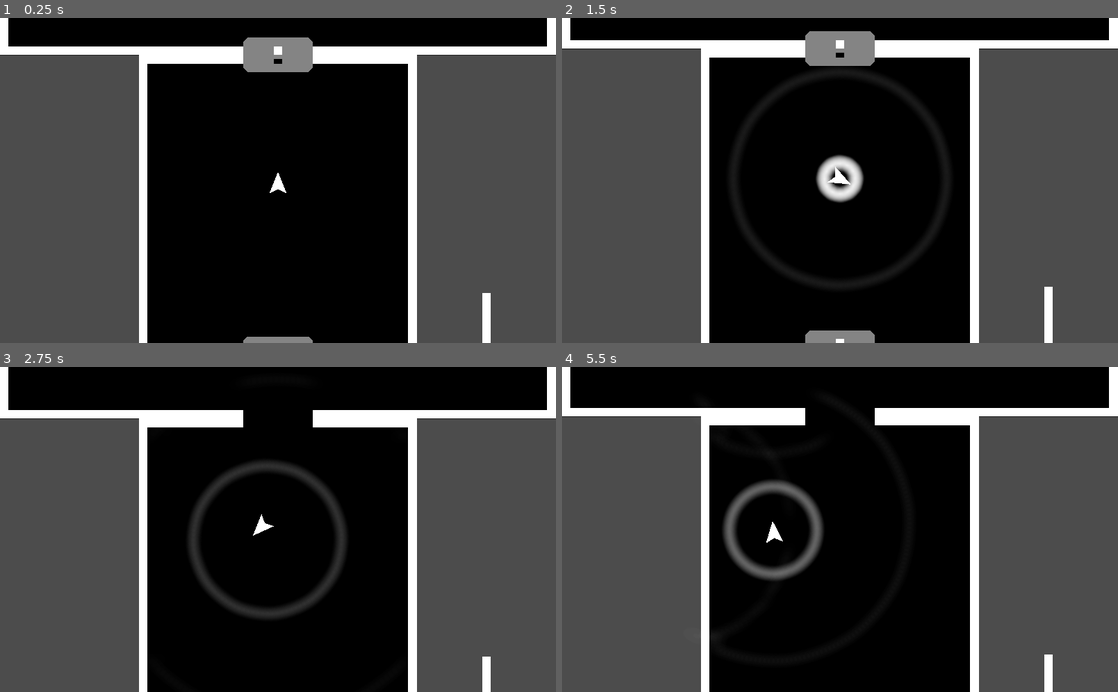
Above: before the commit, frames 1-4 (two rows, left to right).
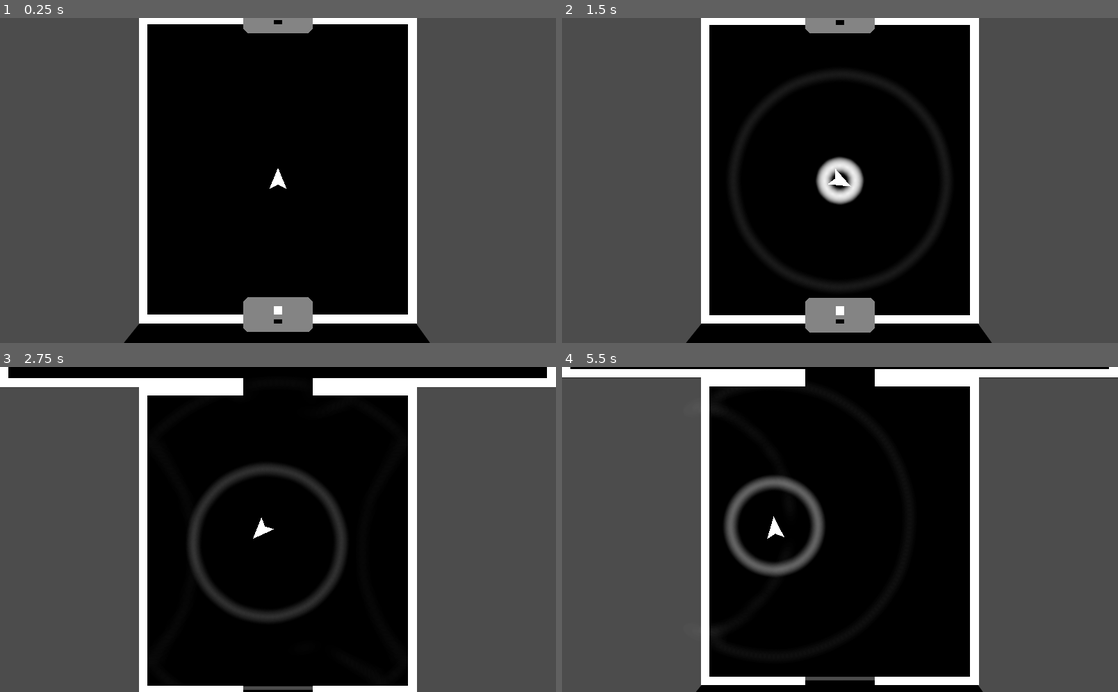
Above: after the commit, the same moments.

Repository: kwikrick/Ping
Game: Godot game, scene res://Main.tscn
Two runs of this game, one before a commit and one after it. Both use one fixed random seed, a clock stepped at 60 frames per second and the inputs below.
Inputs:
- Up to frame 1 (0.25 s): no input
- Up to frame 2 (1.5 s): tap Enter at 0.5 s; hold Right (steer_right) 0.53-1.28 s; tap Space (ping) at 0.6, 1.35 s; hold S (move_back) from 1.28 s (still down)
- Up to frame 3 (2.75 s): release S (move_back) at 2.03 s; hold Right (steer_right) from 2.03 s (still down); tap Space (ping) at 2.1 s
- Up to frame 4 (5.5 s): release Right (steer_right) at 2.78 s; hold W (move_forward) 2.78-3.53 s; tap Space (ping) every 0.75 s from 2.85 to 5.1 s; hold A (steer_left) 3.53-5.03 s; hold S (move_back) from 5.03 s (still down)

The runs differ from the first frame. In frame 1, 14% of the frame differs, in the area x 0-100%, y 0-100%; in frame 2, 13%; in frame 3, 11%; in frame 4, 14%.

Commit message:
WIP try merge

Diff:
--- a/Door.tscn
+++ b/Door.tscn
@@ -40,7 +40,6 @@
 wait_time = 0.5
 one_shot = true
 
-[connection signal="area_entered" from="Body/Area2D" to="." method="_on_Area2D_area_entered"]
 [connection signal="body_entered" from="Body/Area2D" to="." method="_on_Area2D_body_entered"]
 [connection signal="timeout" from="OpenTimer" to="." method="_on_OpenTimer_timeout"]
 [connection signal="timeout" from="LockTimer" to="." method="_on_LockTimer_timeout"]
--- a/Main.tscn
+++ b/Main.tscn
@@ -1210,12 +1210,13 @@
 position = Vector2( 0, 552 )
 
 [node name="Background" type="Polygon2D" parent="Room4"]
-position = Vector2( 0, 568 )
+position = Vector2( -7.62939e-06, 560 )
+rotation = 0.0103056
 scale = Vector2( 1.0056, 0.990628 )
 z_index = -1
 color = Color( 0, 0, 0, 1 )
 antialiased = true
-polygon = PoolVector2Array( 262.53, 32.3027, 755.768, 32.3027, 1439.94, 977.158, -477.327, 993.309 )
+polygon = PoolVector2Array( 262.926, 37.6299, 755.768, 32.3027, 1439.94, 977.158, -477.327, 993.309 )
 
 [node name="Door0" parent="Room4" instance=ExtResource( 3 )]
 position = Vector2( 512, 592 )
@@ -1239,7 +1240,8 @@
 polygon = PoolVector2Array( 256, 0, 448, 0, 448, 16, 256, 16 )
 
 [node name="Wall13" type="StaticBody2D" parent="Room4"]
-position = Vector2( 160, 1328 )
+position = Vector2( 328, 1512 )
+rotation = -0.414226
 physics_material_override = SubResource( 2 )
 __meta__ = {
 "_edit_group_": true
@@ -1252,8 +1254,8 @@
 polygon = PoolVector2Array( 0, 0, 512, 0, 512, 16, 0, 16 )
 
 [node name="Wall14" type="StaticBody2D" parent="Room4"]
-position = Vector2( 584, 824 )
-rotation = 1.0472
+position = Vector2( 704, 720 )
+rotation = 0.947781
 physics_material_override = SubResource( 2 )
 __meta__ = {
 "_edit_group_": true
@@ -1265,8 +1267,22 @@
 [node name="CollisionPolygon2D" type="CollisionPolygon2D" parent="Room4/Wall14"]
 polygon = PoolVector2Array( 0, 0, 512, 0, 512, 16, 0, 16 )
 
+[node name="Wall17" type="StaticBody2D" parent="Room4"]
+position = Vector2( 792, 680 )
+rotation = 0.947781
+physics_material_override = SubResource( 2 )
+__meta__ = {
+"_edit_group_": true
+}
+
+[node name="Polygon2D" type="Polygon2D" parent="Room4/Wall17"]
+polygon = PoolVector2Array( 0, 0, 512, 0, 512, 16, 0, 16 )
+
+[node name="CollisionPolygon2D" type="CollisionPolygon2D" parent="Room4/Wall17"]
+polygon = PoolVector2Array( 0, 0, 512, 0, 512, 16, 0, 16 )
+
 [node name="Wall15" type="StaticBody2D" parent="Room4"]
-position = Vector2( 80, 784 )
+position = Vector2( 96, 840 )
 rotation = 0.392287
 physics_material_override = SubResource( 2 )
 __meta__ = {
@@ -1280,7 +1296,7 @@
 polygon = PoolVector2Array( 0, 0, 512, 0, 512, 16, 0, 16 )
 
 [node name="Wall16" type="StaticBody2D" parent="Room4"]
-position = Vector2( 80, 904 )
+position = Vector2( 64, 880 )
 rotation = 0.764558
 physics_material_override = SubResource( 2 )
 __meta__ = {
@@ -1307,7 +1323,8 @@
 polygon = PoolVector2Array( 256, 0, 448, 0, 448, 16, 256, 16 )
 
 [node name="Wall5" type="StaticBody2D" parent="Room4"]
-position = Vector2( 888, 464 )
+position = Vector2( 784, 1208 )
+rotation = 1.05004
 physics_material_override = SubResource( 4 )
 __meta__ = {
 "_edit_group_": true
@@ -1320,7 +1337,7 @@
 polygon = PoolVector2Array( 0, 16, 16, 16, 16, 552, 0, 552 )
 
 [node name="Wall6" type="StaticBody2D" parent="Room4"]
-position = Vector2( -56, 1200 )
+position = Vector2( 968, 1320 )
 physics_material_override = SubResource( 4 )
 __meta__ = {
 "_edit_group_": true
@@ -1332,12 +1349,24 @@
 [node name="CollisionPolygon2D" type="CollisionPolygon2D" parent="Room4/Wall6"]
 polygon = PoolVector2Array( 0, 16, 16, 16, 16, 552, 0, 552 )
 
+[node name="Wall7" type="StaticBody2D" parent="Room4"]
+position = Vector2( 864, 1320 )
+physics_material_override = SubResource( 4 )
+__meta__ = {
+"_edit_group_": true
+}
+
+[node name="Polygon2D" type="Polygon2D" parent="Room4/Wall7"]
+polygon = PoolVector2Array( 0, 16, 16, 16, 16, 552, 0, 552 )
+
+[node name="CollisionPolygon2D" type="CollisionPolygon2D" parent="Room4/Wall7"]
+polygon = PoolVector2Array( 0, 16, 16, 16, 16, 552, 0, 552 )
+
 [node name="Player" parent="." instance=ExtResource( 1 )]
-position = Vector2( 512, 832 )
+position = Vector2( 512, 896 )
 physics_material_override = SubResource( 1 )
 
 [node name="Camera2D" type="Camera2D" parent="Player"]
-position = Vector2( 0, -8 )
 current = true
 limit_left = 0
 limit_right = 1024
--- a/Wavelet.gd
+++ b/Wavelet.gd
@@ -14,9 +14,8 @@
 var impulse = 10000
 var energy=1.0
 
-#var merged=false
-
-var is_Wavelet
+var merged=false
+var is_Wavelet=true
 
 func _ready():
 	var p = (p1+p2)/2
@@ -25,8 +24,8 @@
 
 func _process(delta):
 
-#	if merged:
-#			return
+	if merged:
+		return
 
 	var d = (p2-p1).length()
 	if d>16:
@@ -48,10 +47,10 @@
 
 	if collision !=null and collision.collider != source:
 		if "is_Wavelet" in collision.collider:
-			set_global_position(newpos)
-			#var wavelet = collision.collider
-			#if wavelet.source != source and wavelet.note.key==note.key:
-			#	merge(collision.collider)
+			#set_global_position(newpos)
+			var wavelet = collision.collider
+			if wavelet.note.key==note.key:
+				merge(collision.collider)
 		else:
 			oldpos = newpos
 			newpos = get_global_position()
@@ -66,7 +65,7 @@
 			a1 = a1+(newangle-oldangle)
 			a2 = a2+(newangle-oldangle)
 			source=collision.collider
-			energy = energy*.90
+			energy = energy*1.0		# todo: depends on wall type
 			# TODO: move a bit further in reflected distance
 
 
@@ -103,25 +102,30 @@
 	$"..".add_child(wavelet2)
 
 
-#func merge(wavelet):
-#	wavelet.queue_free()
-#	wavelet.merged = true   # prevent merging twice
-#	queue_free()
-#
-#	var wavelet2 = duplicate()
-#	wavelet2.energy=energy+wavelet.energy
-#	wavelet2.p1 = (p1 + wavelet.p1)/2
-#	wavelet2.p2 = (p2 + wavelet.p2)/2
-#	var a = a1+(fmod(a2-a1,PI)/2)
-#	var d = abs(a1-a)
-#	var wa = wavelet.a1+(fmod(wavelet.a2-wavelet.a1,PI)/2)
-#	var wd = abs(wavelet.a1-wa)
-#	var ma = a+(fmod(wa-a,PI)/2)
-#	var w = (wa+wd)/2
-#	wavelet2.a1 = ma - w
-#	wavelet2.a2 = ma + w
-#	wavelet2.source=null
-#	wavelet2.note=Note.new("A")				# TEMP; wavelet.note must be same as mine?
-#	wavelet2.impulse=(impulse+wavelet.impulse)/2
-#	$"..".add_child(wavelet2)
-#
+
+# TODO: merge is not called, it seems...
+func merge(wavelet):
+	wavelet.queue_free()
+	wavelet.merged = true
+
+	queue_free()
+	merged = true
+
+	var wavelet2 = duplicate()
+	wavelet2.energy=energy+wavelet.energy
+	wavelet2.p1 = (p1 + wavelet.p1)/2
+	wavelet2.p2 = (p2 + wavelet.p2)/2
+	var a = a1+(fmod(a2-a1,PI)/2)
+	var d = abs(a1-a)
+	var wa = wavelet.a1+(fmod(wavelet.a2-wavelet.a1,PI)/2)
+	var wd = abs(wavelet.a1-wa)
+	var ma = a+(fmod(wa-a,PI)/2)
+	var w = (d+wd)/2
+	wavelet2.a1 = ma - w
+	wavelet2.a2 = ma + w
+	wavelet2.source=null
+	#wavelet2.note=Note.new(wavelet.note.key)
+	wavelet2.note=Note.new("B")    # test
+
+	wavelet2.impulse=(impulse+wavelet.impulse)/2
+	$"..".add_child(wavelet2)
Not shown, changed: export_presets.cfg
